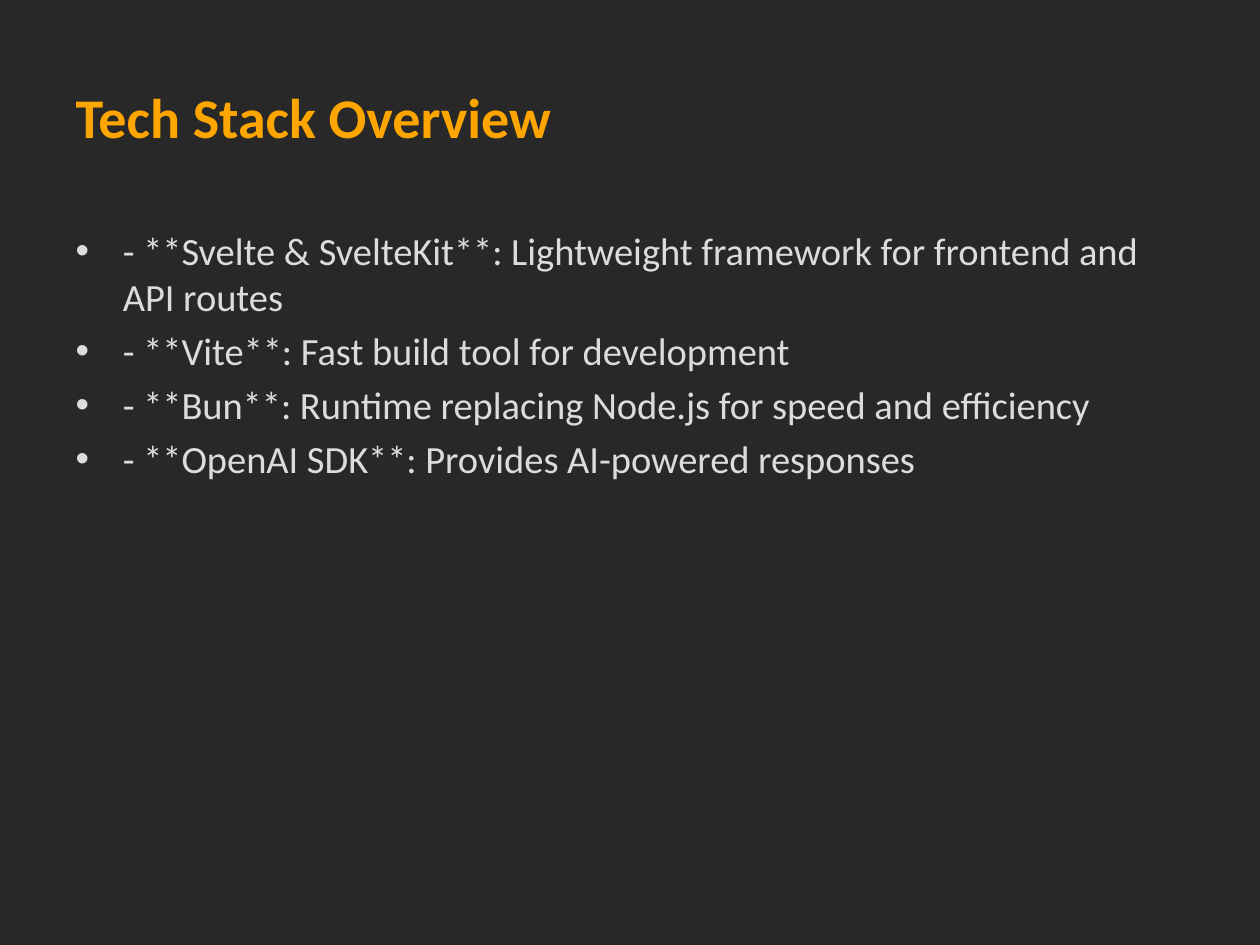
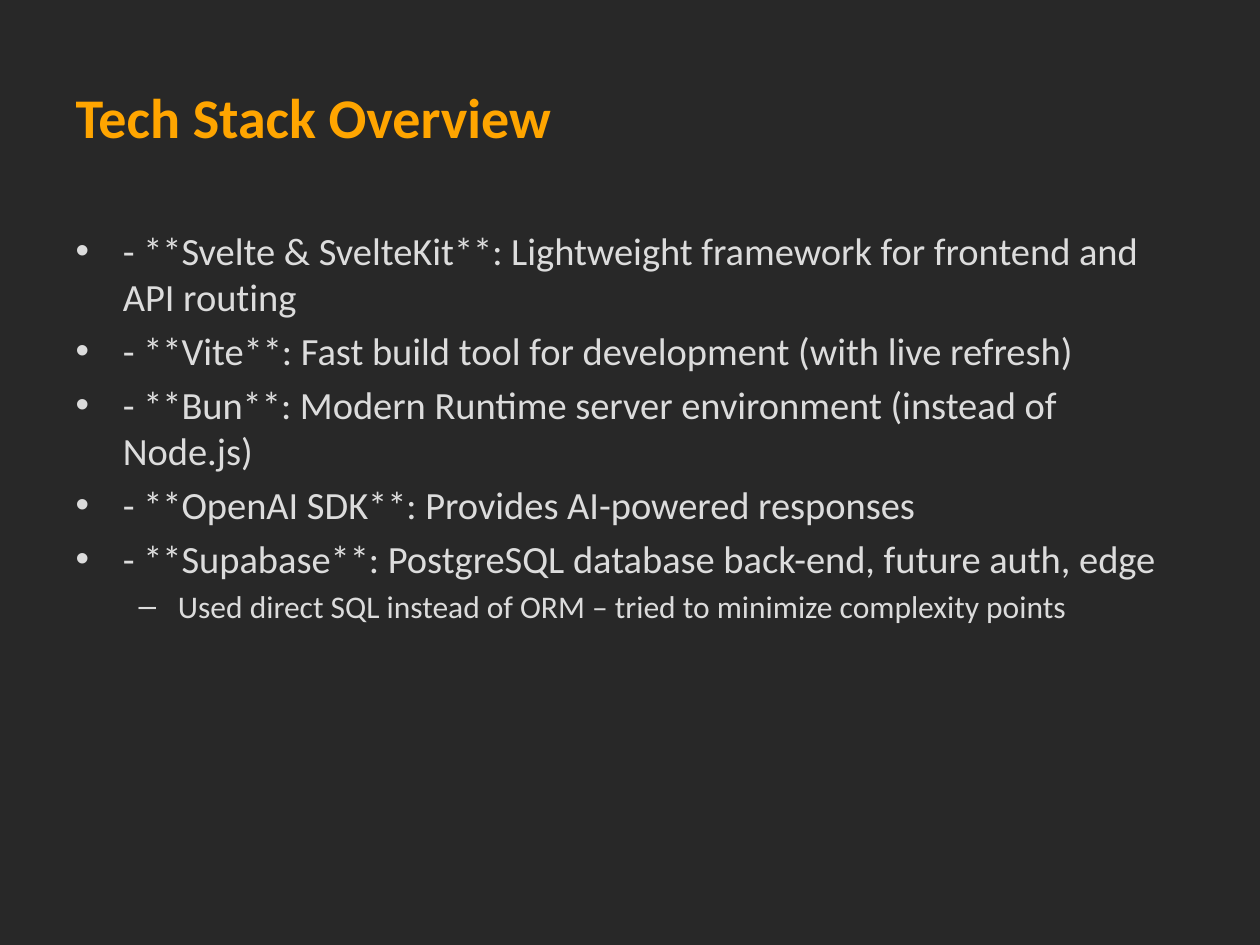
Before and after one commit to WilliamAGH/company-lookup-tool, a slide deck: slide 2 of static/Svelte App Presentation.pptx. Drawn at 1260x945 pixels with LibreOffice and Linux fonts; fonts in the diff are those of the drawing. Boxes give left, top, right and bottom in pixels: in the first picture for what was removed or moved away, otherwise in the second. Text is boxed around its words. In the diff, an @@ line names an element or a change of style, - is before the commit and + after.

Commit message:
Update presentation

```diff
--- a/static/Svelte App Presentation.pptx
+++ b/static/Svelte App Presentation.pptx
@@ text at (123, 237, 1138, 472): text changed @@
-• - **Svelte & SvelteKit**: Lightweight framework for frontend and API routes
-• - **Vite**: Fast build tool for development
-• - **Bun**: Runtime replacing Node.js for speed and efficiency
+• - **Svelte & SvelteKit**: Lightweight framework for frontend and API routing
+• - **Vite**: Fast build tool for development (with live refresh)
+• - **Bun**: Modern Runtime server environment (instead of Node.js)
@@ text at (143, 545, 1155, 623): paragraphs added @@
+• - **Supabase**: PostgreSQL database back-end, future auth, edge
+  – Used direct SQL instead of ORM – tried to minimize complexity points
```
